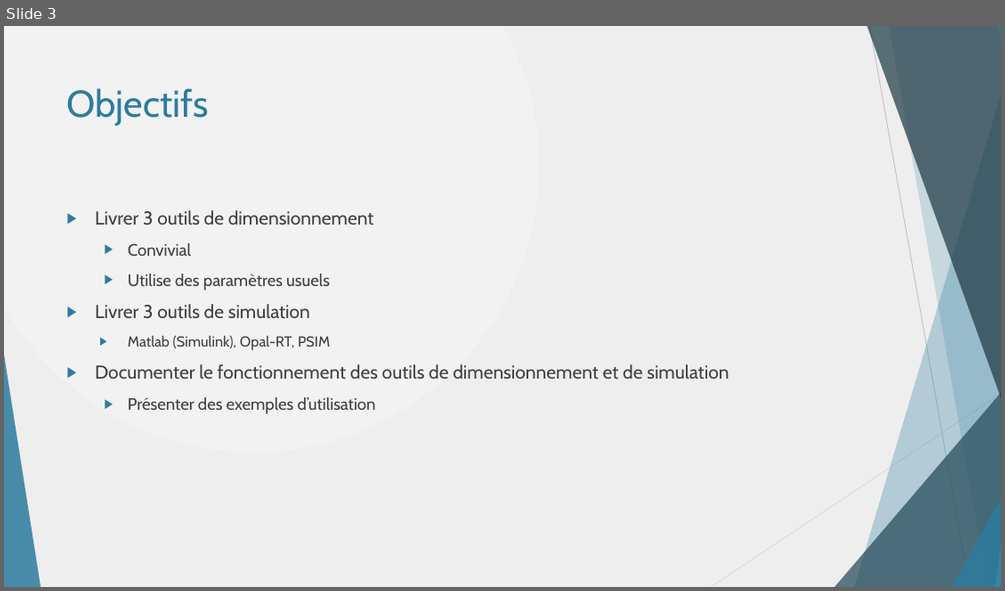
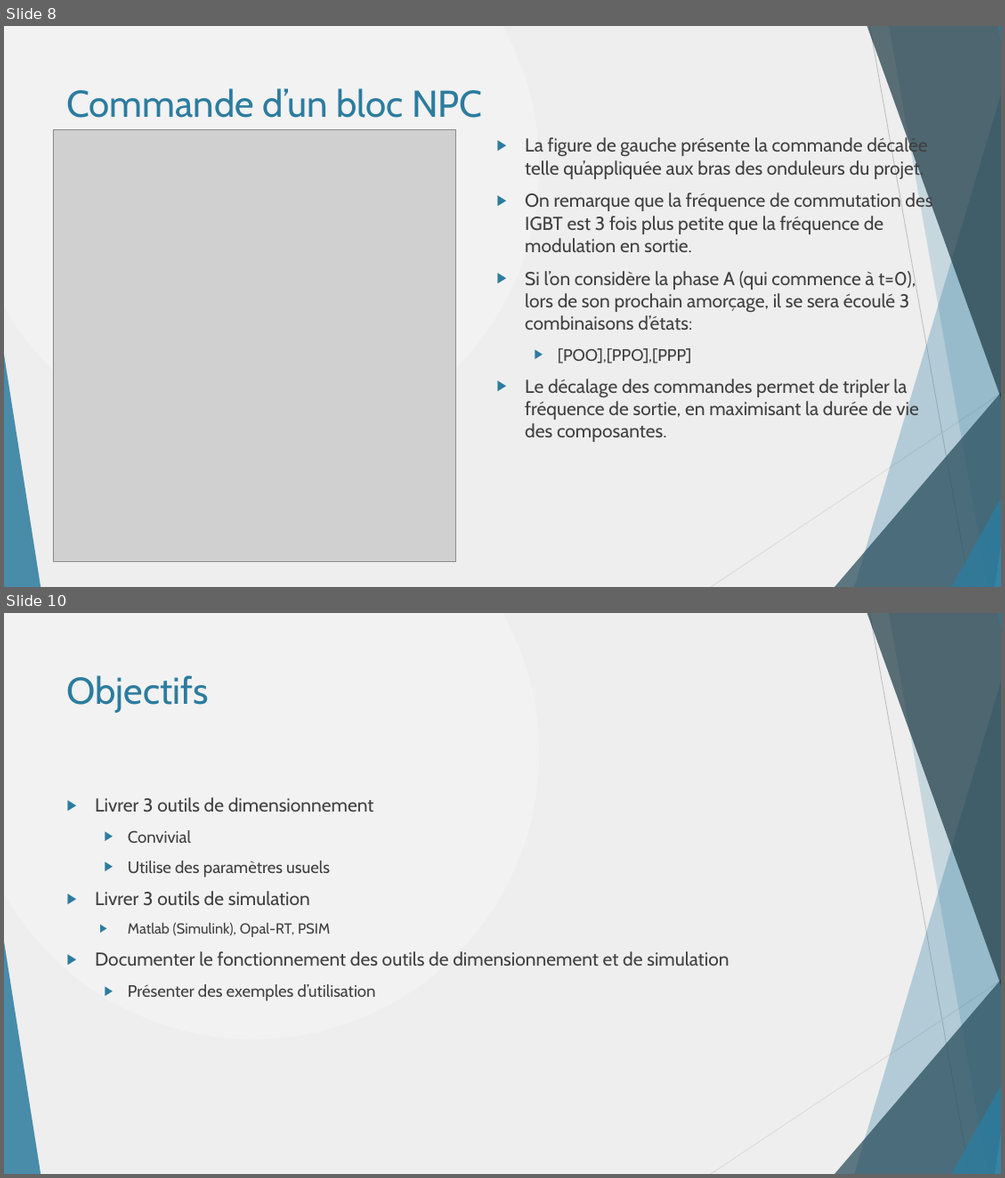
Before and after one commit to danthib76/DesignIV, a slide deck: Remise/Remise 1/Presentation_Remise_1.pptx. Shown one above the other, each under a label of ours: slide 3 before the commit, slides 8 and 10 after it; the slides between them are not shown. The pictures are 1005x591 and 1005x1178 pixels, drawn with LibreOffice and Linux fonts; fonts in the diff are those of the drawing; grey boxes stand for pictures. Boxes give left, top, right and bottom in pixels: in the first picture for what was removed or moved away, otherwise in the second. Text is boxed around its words. In the diff, an @@ line names an element or a change of style, - is before the commit and + after.

```diff
--- a/Remise/Remise 1/Presentation_Remise_1.pptx
+++ b/Remise/Remise 1/Presentation_Remise_1.pptx
@@ slide 8 added at box(4, 26, 1001, 587), background gradient #F2F2F2 to #EEEEEE; not listed: 10 template elements that a slide beside it also shows @@
@@ title added at box(67, 88, 482, 118), 36 pt, text #2C7C9F @@
+Commande d’un bloc NPC
@@ picture added at box(53, 130, 455, 562) @@
@@ text added at box(525, 136, 932, 442), 18 pt, text #404040 @@
+▶ La figure de gauche présente la commande décalée telle qu’appliquée aux bras des onduleurs du projet.
+▶ On remarque que la fréquence de commutation des IGBT est 3 fois plus petite que la fréquence de modulation en sortie.
+▶ Si l’on considère la phase A (qui commence à t=0), lors de son prochain amorçage, il se sera écoulé 3 combinaisons d’états:
+  ▶ [POO],[PPO],[PPP]
+▶ Le décalage des commandes permet de tripler la fréquence de sortie, en maximisant la durée de vie des composantes.
@@ what was slide 3 is now slide 10 @@
```
Also in this commit, not shown: 9 slides changed, 7 other slides added, 6 slides removed.
